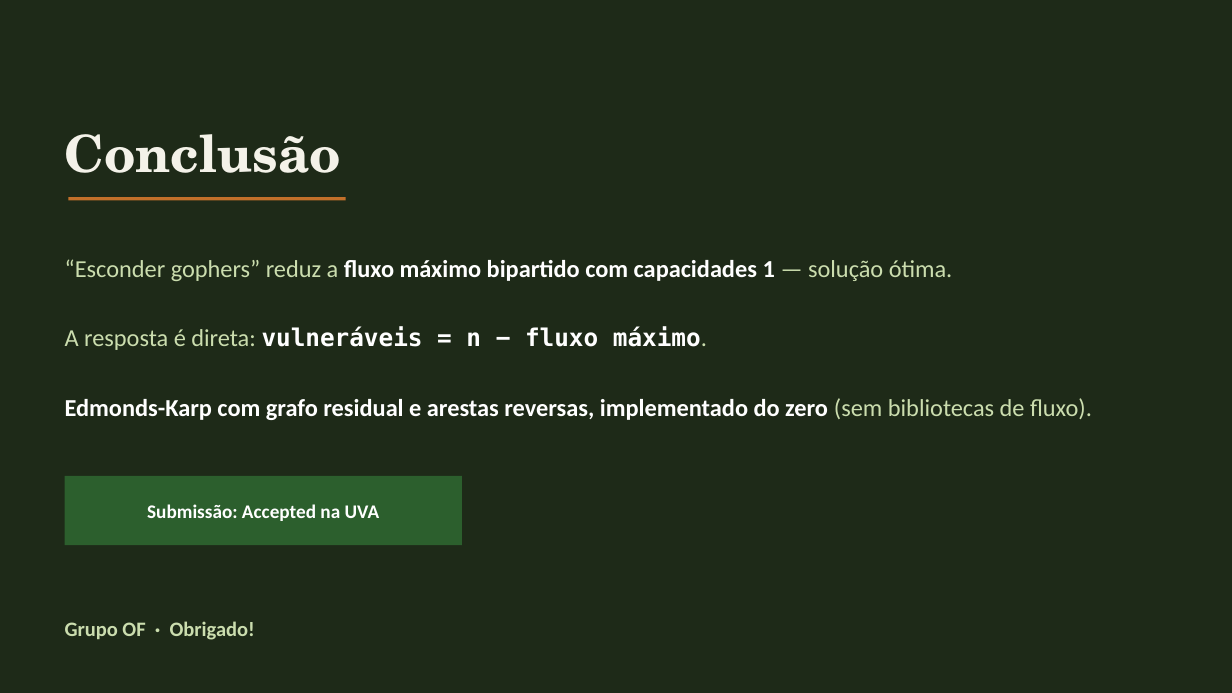
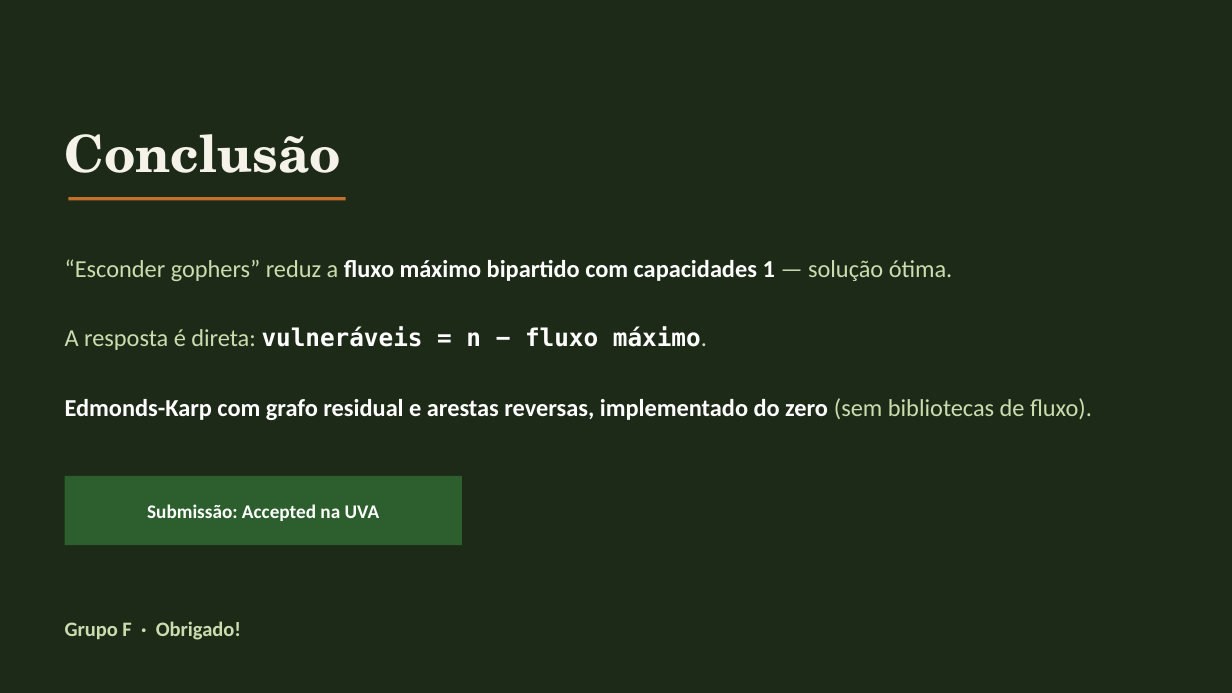
Before and after one commit to dav1britoo/T3, a slide deck: slide 9 of apresentacao/apresentacao.pptx. Drawn at 1232x693 pixels with LibreOffice and Linux fonts; fonts in the diff are those of the drawing. Boxes give left, top, right and bottom in pixels: in the first picture for what was removed or moved away, otherwise in the second. Text is boxed around its words. In the diff, an @@ line names an element or a change of style, - is before the commit and + after.

```diff
--- a/apresentacao/apresentacao.pptx
+++ b/apresentacao/apresentacao.pptx
@@ text at (65, 621, 241, 640): text changed @@
-Grupo OF · Obrigado!
+Grupo F · Obrigado!
```
Also in this commit, not shown: 1 other slide changed, 5 other files.
